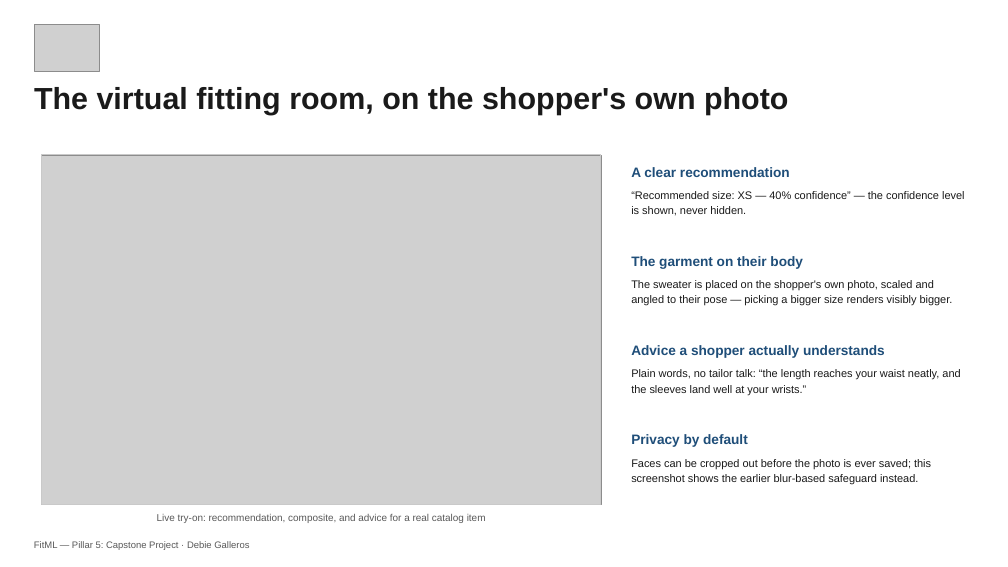
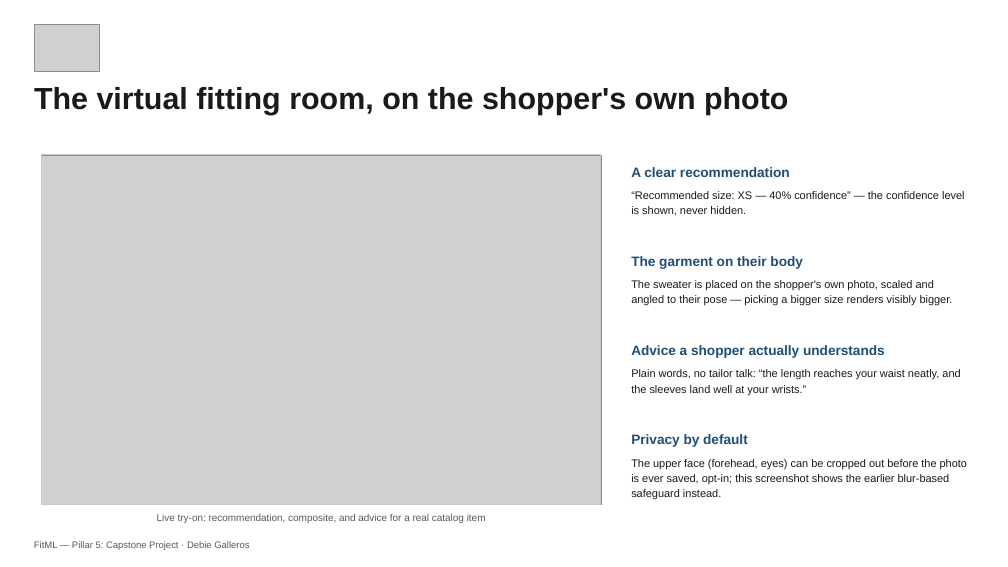
Before and after one commit to debiegalleros/fitml-capstone, a slide deck: slide 4 of submission/Debie_Galleros_Pillar5_CapstoneProject_BusinessDeck.pptx. Drawn at 1008x567 pixels with LibreOffice and Linux fonts; fonts in the diff are those of the drawing; grey boxes stand for pictures. Boxes give left, top, right and bottom in pixels: in the first picture for what was removed or moved away, otherwise in the second. Text is boxed around its words. In the diff, an @@ line names an element or a change of style, - is before the commit and + after.

```diff
--- a/submission/Debie_Galleros_Pillar5_CapstoneProject_BusinessDeck.pptx
+++ b/submission/Debie_Galleros_Pillar5_CapstoneProject_BusinessDeck.pptx
@@ text at bbox=[631, 459, 967, 499]: text changed @@
-Faces can be cropped out before the photo is ever saved; this screenshot shows the earlier blur-based safeguard instead.
+The upper face (forehead, eyes) can be cropped out before the photo is ever saved, opt-in; this screenshot shows the earlier blur-based safeguard instead.
```
Also in this commit, not shown: 1 other slide changed, 9 other files.
